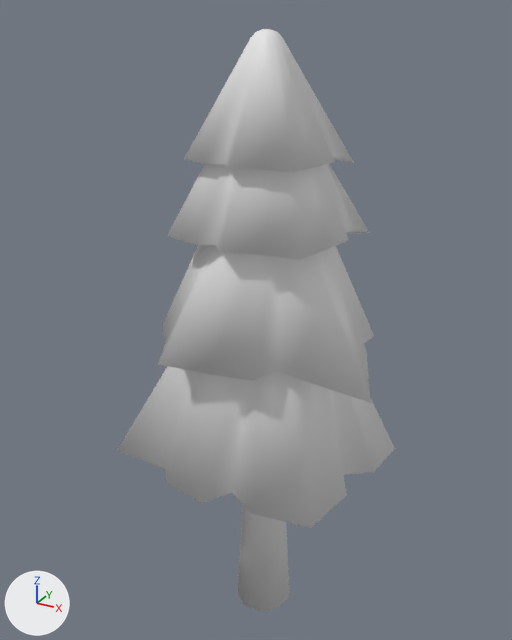
What one commit did to the FBX model Assets/Assets 3D/sapin.fbx.
Before and after are seen from a 50 mm camera at (3.82, -7.18, 7.99) aimed at (-0.23, 0.19, 4.3). Arrows for +X, +Y and +Z are at lower left; the lights stay in place.

Before the edit, the objects in view are built like this:
```python
me_cylinder_002 = bpy.data.meshes.new('Cylinder.002')
me_cylinder_002.from_pydata(...)  # 259 vertices, 185 faces; spans x -1.86..1.66, y -1.55..1.67, z 0.0..7.78
ob_cylinder_002 = bpy.data.objects.new('Cylinder.002', me_cylinder_002)
ob_cylinder_002.location = (0.0, 0.0, 0.0)
```
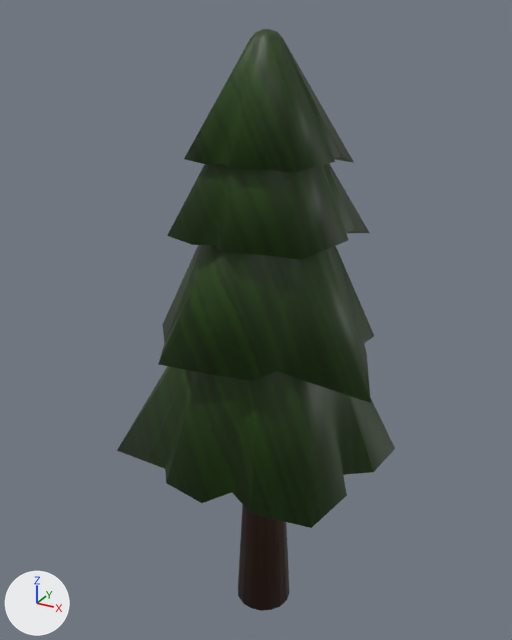
Where the change shows, as pixel boxes [x1, y1, x2, y2] in the pictures (512 x 640 px):
'Cylinder.002', recoloured (grey to green)
    both: [117, 29, 395, 611]

The change, as a diff of the scene's bpy script:
```diff
--- a/Assets/Assets 3D/sapin.fbx.py
+++ b/Assets/Assets 3D/sapin.fbx.py
@@ img_t_sapin_a_png @@
+img_t_sapin_a_png = load_image('T_sapin_A.png', '_unpacked/T_sapin_A.png', 1024, 1024, 'sRGB')
@@ mat_sapin @@
+mat_sapin = principled_material('Sapin')
+mat_sapin.texture = img_t_sapin_a_png
@@ me_cylinder_002 @@
 me_cylinder_002.from_pydata(...)  # 259 vertices, 185 faces; spans x -1.86..1.66, y -1.55..1.67, z 0.0..7.78
+me_cylinder_002.materials.append(mat_sapin)  # picture img_t_sapin_a_png
```
